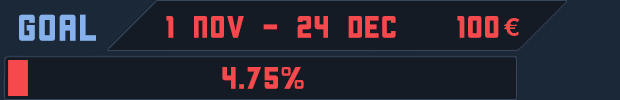
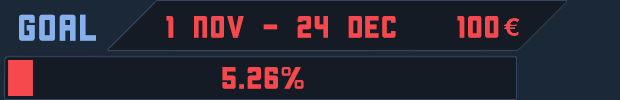
Layer changes from the first (620, 100) image to the second:
renamed "4.75%" to "5.26%", painted on it over 222, 67, 278, 89
renamed "Layer 8 copy 2" to "Layer 8 copy", painted on it over 27, 60, 33, 96
